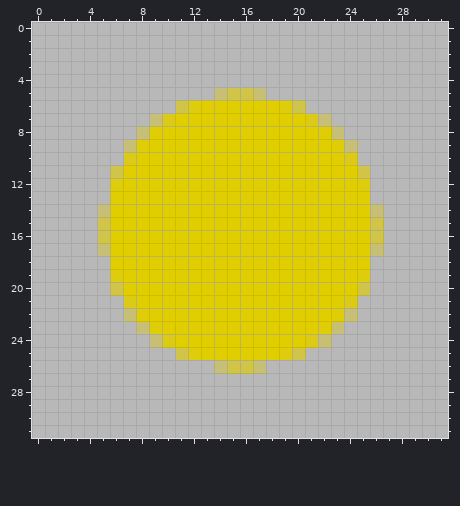
Edited in one commit: pixel-art sprite (sprite_treasure.png). Above is the file before it was changed.
The file is 32x32 pixels. Colours within 5 levels of each other are drawn and written as one.
And afterwards:
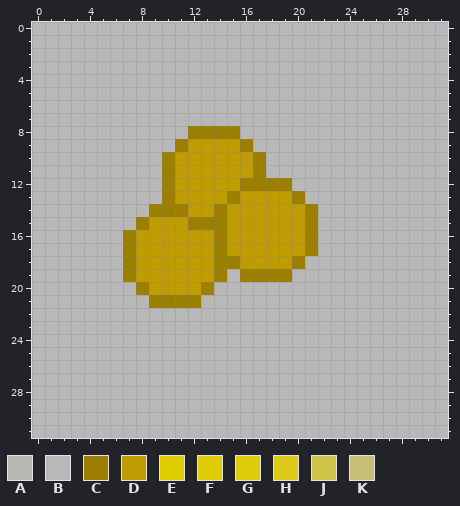
Palette (. is transparent): A #b8b7b1  B #b8b8b8  C #9d7f00  D #c09c03  E #e0ce00  F #dfcd07  G #ddcd0d  H #dbcb18  J #d0c548  K #c7bf75
Change:
@@ x 0..31 @@
  4 BBBBBBBBBBBBBBBBBBBBBBBBBBBBBBBB
- 5 BBBBBBBBBBBBBBKJJKBBBBBBBBBBBBBB
- 6 BBBBBBBBBBBJGEEEEEEGJBBBBBBBBBBB
- 7 BBBBBBBBBKHEEEEEEEEEEHKBBBBBBBBB
- 8 BBBBBBBBKFEEEEEEEEEEEEFKBBBBBBBB
- 9 BBBBBBBKFEEEEEEEEEEEEEEFKBBBBBBB
-10 BBBBBBBHEEEEEEEEEEEEEEEEHBBBBBBB
-11 BBBBBBJEEEEEEEEEEEEEEEEEEJBBBBBB
-12 BBBBBBGEEEEEEEEEEEEEEEEEEGBBBBBB
-13 BBBBBBEEEEEEEEEEEEEEEEEEEEBBBBBB
-14 BBBBBKEEEEEEEEEEEEEEEEEEEEKBBBBB
-15 BBBBBJEEEEEEEEEEEEEEEEEEEEJBBBBB
-16 BBBBBJEEEEEEEEEEEEEEEEEEEEJBBBBB
-17 BBBBBKEEEEEEEEEEEEEEEEEEEEKBBBBB
-18 BBBBBBEEEEEEEEEEEEEEEEEEEEBBBBBB
-19 BBBBBBGEEEEEEEEEEEEEEEEEEGBBBBBB
-20 BBBBBBJEEEEEEEEEEEEEEEEEEJBBBBBB
-21 BBBBBBBHEEEEEEEEEEEEEEEEHBBBBBBB
-22 BBBBBBBKFEEEEEEEEEEEEEEFKBBBBBBB
-23 BBBBBBBBKFEEEEEEEEEEEEFKBBBBBBBB
-24 BBBBBBBBBKHEEEEEEEEEEHKBBBBBBBBB
-25 BBBBBBBBBBBJGEEEEEEGJBBBBBBBBBBB
-26 BBBBBBBBBBBBBBKJJKBBBBBBBBBBBBBB
+ 5 BBBBBBBBBBBBBBBBBBBBBBBBBBBBBBBB
+ 6 BBBBBBBBBBBBBBBBBBBBBBBBBBBBBBBB
+ 7 BBBBBBBBBBBBBBBBBBBBBBBBBBBBBBBB
+ 8 BBBBBBBBBBBBCCCCBBBBBBBBBBBBBBBB
+ 9 BBBBBBBBBBBCDDDDCBBBBBBBBBBBBBBB
+10 BBBBBBBBBBCDDDDDDCBBBBBBBBBBBBBB
+11 BBBBBBBBBBCDDDDDDCBBBBBBBBBBBBBB
+12 BBBBBBBBBBCDDDDDCCCCBBBBBBBBBBBB
+13 BBBBBBBBBBCDDDDCDDDDCBBBBBBBBBBB
+14 BBBBBBBBACCCDDCDDDDDDCBBBBBBBBBB
+15 BBBBBBBACDDDCCCDDDDDDCBBBBBBBBBB
+16 BBBBBBBCDDDDDDCDDDDDDCBBBBBBBBBB
+17 BBBBBBBCDDDDDDCDDDDDDCBBBBBBBBBB
+18 BBBBBBBCDDDDDDCCDDDDCBBBBBBBBBBB
+19 BBBBBBBCDDDDDDCBCCCCBBBBBBBBBBBB
+20 BBBBBBBACDDDDCABBBBBBBBBBBBBBBBB
+21 BBBBBBBBACCCCABBBBBBBBBBBBBBBBBB
+22 BBBBBBBBBBBBBBBBBBBBBBBBBBBBBBBB
+23 BBBBBBBBBBBBBBBBBBBBBBBBBBBBBBBB
+24 BBBBBBBBBBBBBBBBBBBBBBBBBBBBBBBB
+25 BBBBBBBBBBBBBBBBBBBBBBBBBBBBBBBB
+26 BBBBBBBBBBBBBBBBBBBBBBBBBBBBBBBB
 27 BBBBBBBBBBBBBBBBBBBBBBBBBBBBBBBB
Boxes around the changes in both pictures, in picture pixels (x1, y1, x2, y2):
changed: (97, 87, 383, 373)
